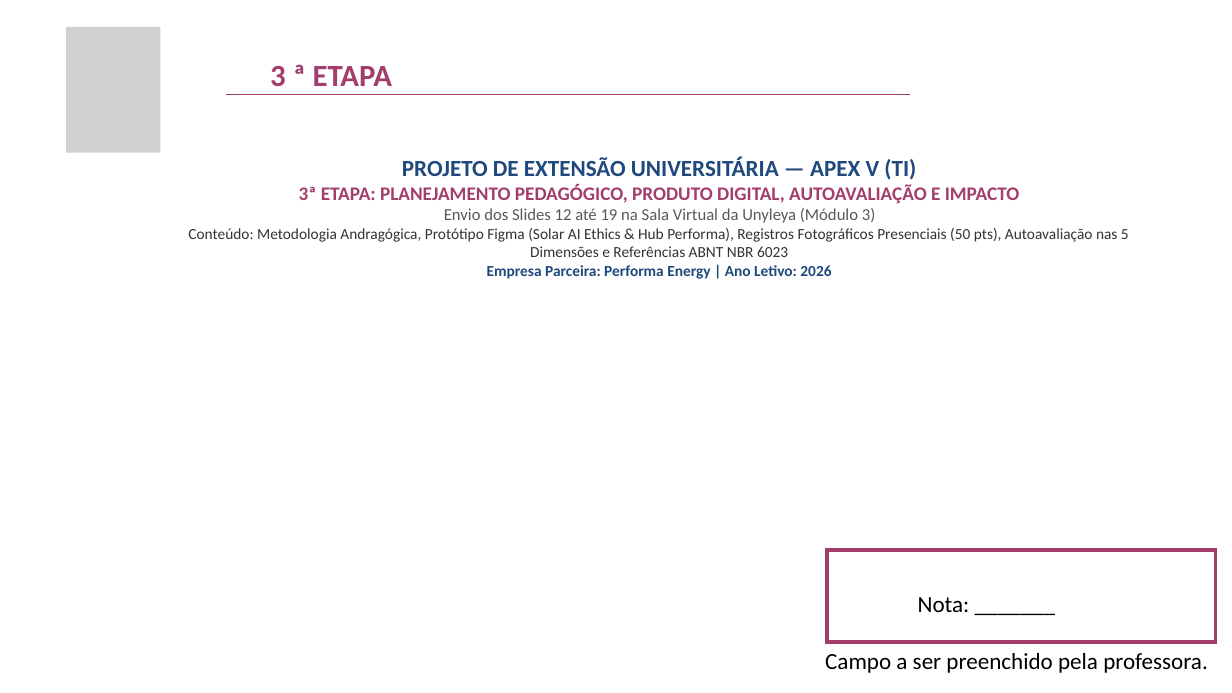
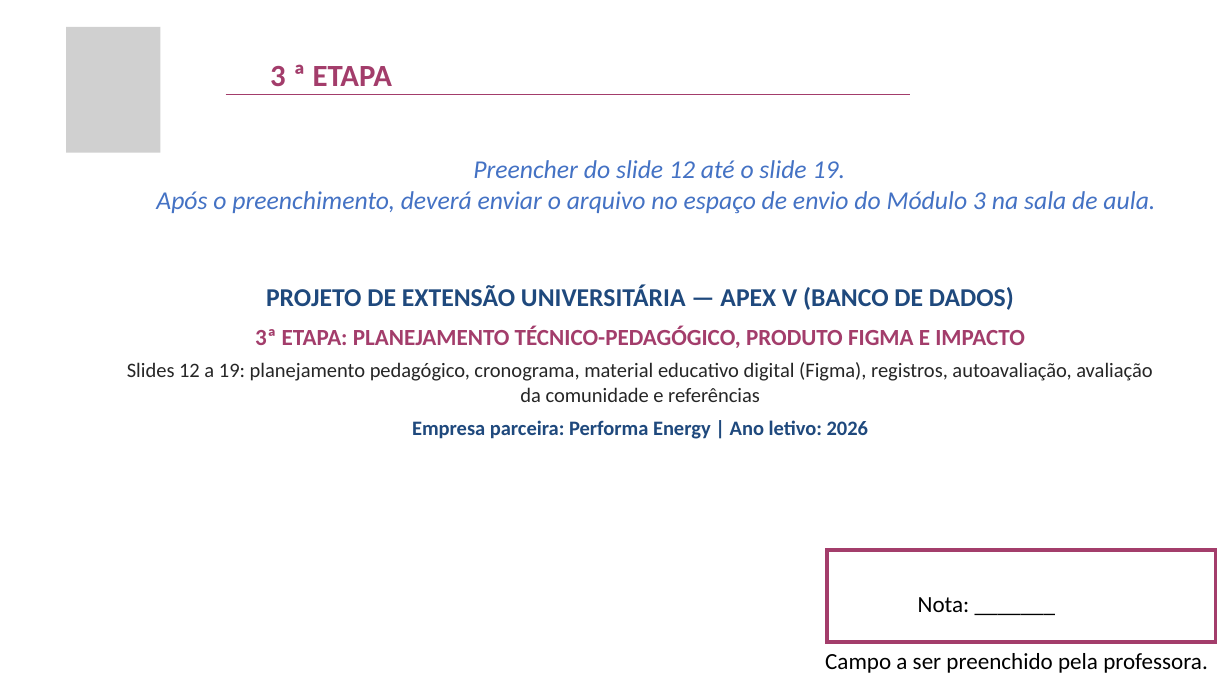
Before and after one commit to rafasants1/apex, a slide deck: slide 11 of TEMPLATE_PREENCHIDO_APEX_V_PERFORMA_ENERGY.pptx. Drawn at 1232x693 pixels with LibreOffice and Linux fonts; fonts in the diff are those of the drawing; grey boxes stand for pictures. Boxes give left, top, right and bottom in pixels: in the first picture for what was removed or moved away, otherwise in the second. Text is boxed around its words. In the diff, an @@ line names an element or a change of style, - is before the commit and + after.

Commit message:
feat(apex-v): aplicacao integral das correcoes ABNT/layout, pacotes modulares M1/M2 e suite Performalog Atendimento

```diff
--- a/TEMPLATE_PREENCHIDO_APEX_V_PERFORMA_ENERGY.pptx
+++ b/TEMPLATE_PREENCHIDO_APEX_V_PERFORMA_ENERGY.pptx
@@ text at <box>156,160,1155,214</box>: text changed; size 12 to 20 pt; text colour #333333 to #4472C4; italic on @@
-PROJETO DE EXTENSÃO UNIVERSITÁRIA — APEX V (TI)
-3ª ETAPA: PLANEJAMENTO PEDAGÓGICO, PRODUTO DIGITAL, AUTOAVALIAÇÃO E IMPACTO
-Envio dos Slides 12 até 19 na Sala Virtual da Unyleya (Módulo 3)
-Conteúdo: Metodologia Andragógica, Protótipo Figma (Solar AI Ethics & Hub Performa), Registros Fotográficos Presenciais (50 pts), Autoavaliação nas 5 Dimensões e Referências ABNT NBR 6023
-Empresa Parceira: Performa Energy | Ano Letivo: 2026
+Preencher do slide 12 até o slide 19.
+Após o preenchimento, deverá enviar o arquivo no espaço de envio do Módulo 3 na sala de aula.
@@ text added at <box>127,285,1153,439</box>, 16 pt, text #262626, bold @@
+PROJETO DE EXTENSÃO UNIVERSITÁRIA — APEX V (BANCO DE DADOS)
+3ª ETAPA: PLANEJAMENTO TÉCNICO-PEDAGÓGICO, PRODUTO FIGMA E IMPACTO
+Slides 12 a 19: planejamento pedagógico, cronograma, material educativo digital (Figma), registros, autoavaliação, avaliação da comunidade e referências
+Empresa parceira: Performa Energy | Ano letivo: 2026
```
Also in this commit, not shown: 19 other slides changed, 43 other files.
